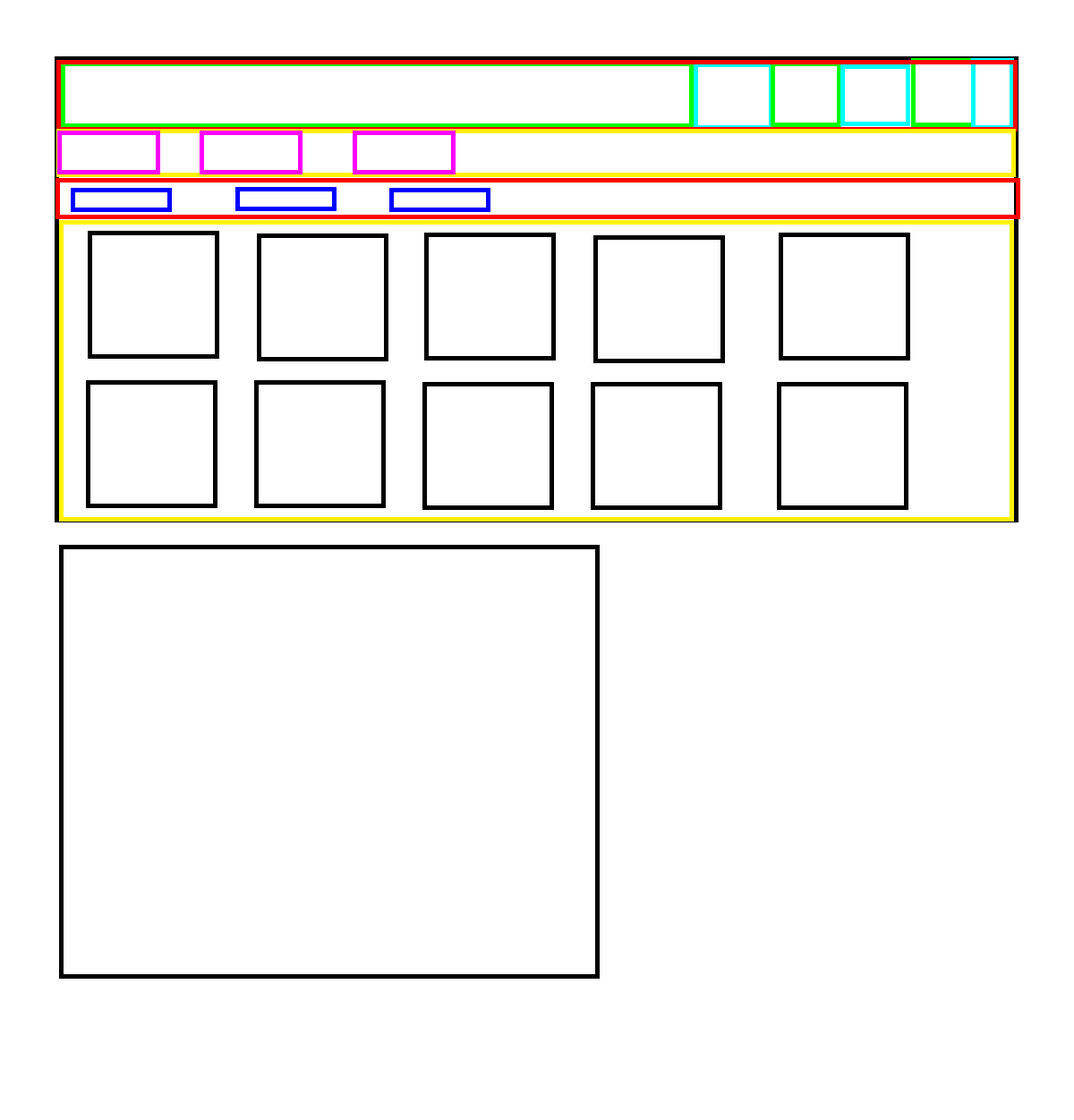
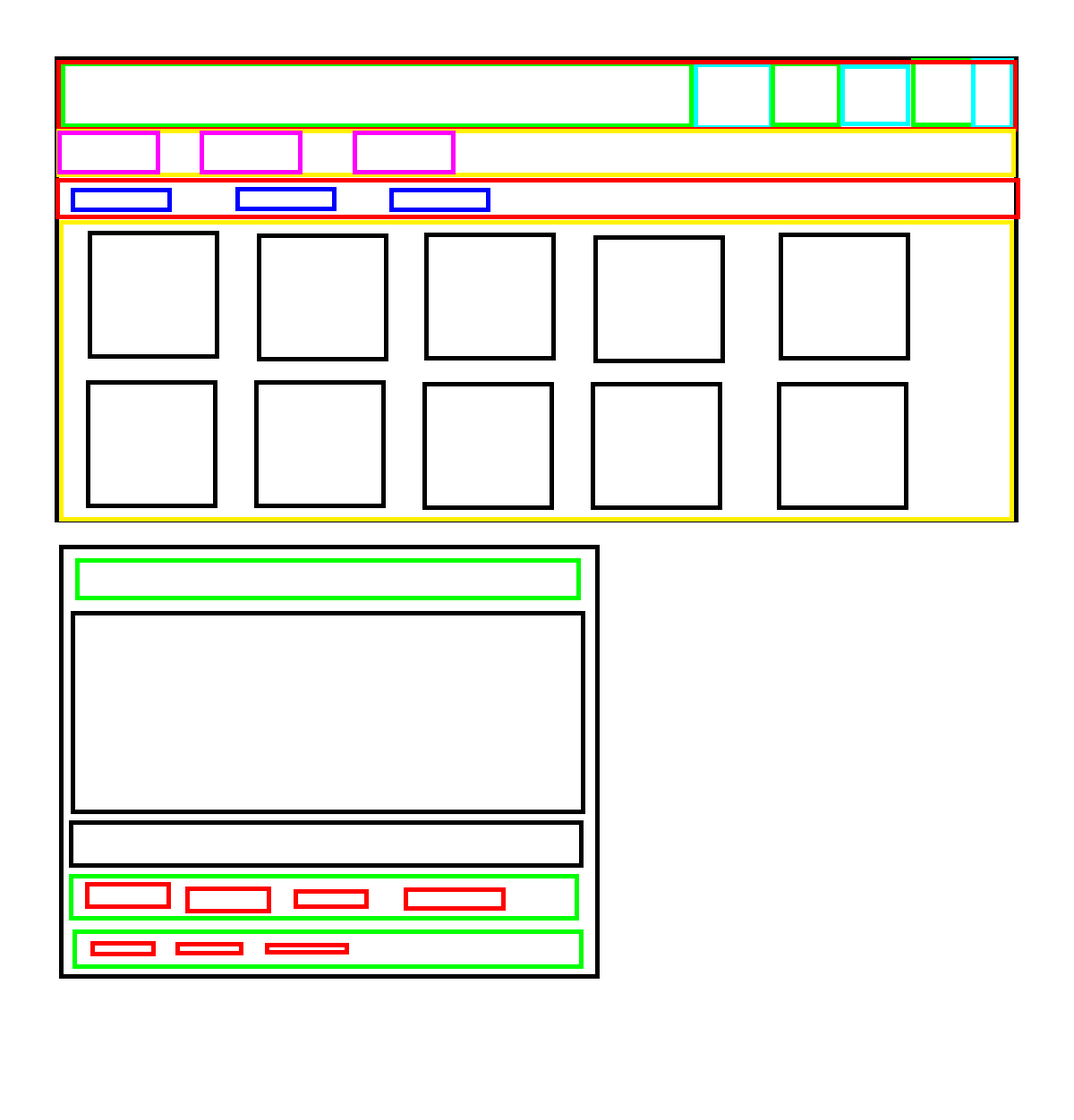
Layers edited between the first and the second (1074, 1120) image:
added layer "Content Card User Description" in group "Detailed Ironman Content Card - Individual" over [68, 820, 584, 869]
added layer "Content Card Search Tags/Badges" in group "Detailed Ironman Content Card - Individual" over [68, 874, 580, 921]
added layer "Content Card User Image" in group "Detailed Ironman Content Card - Individual" over [70, 611, 586, 815]
added layer "Content Card User Header" in group "Detailed Ironman Content Card - Individual" over [75, 558, 581, 601]
added layer "Content Card - Individual Search badges" in group "Detailed Ironman Content Card - Individual" over [85, 882, 506, 914]
added layer "Content Card - Individual Action(s)" in group "Detailed Ironman Content Card - Individual" over [90, 941, 350, 957]
added layer "Content Card Actions bottom bar" in group "Detailed Ironman Content Card - Individual" over [72, 929, 584, 970]
